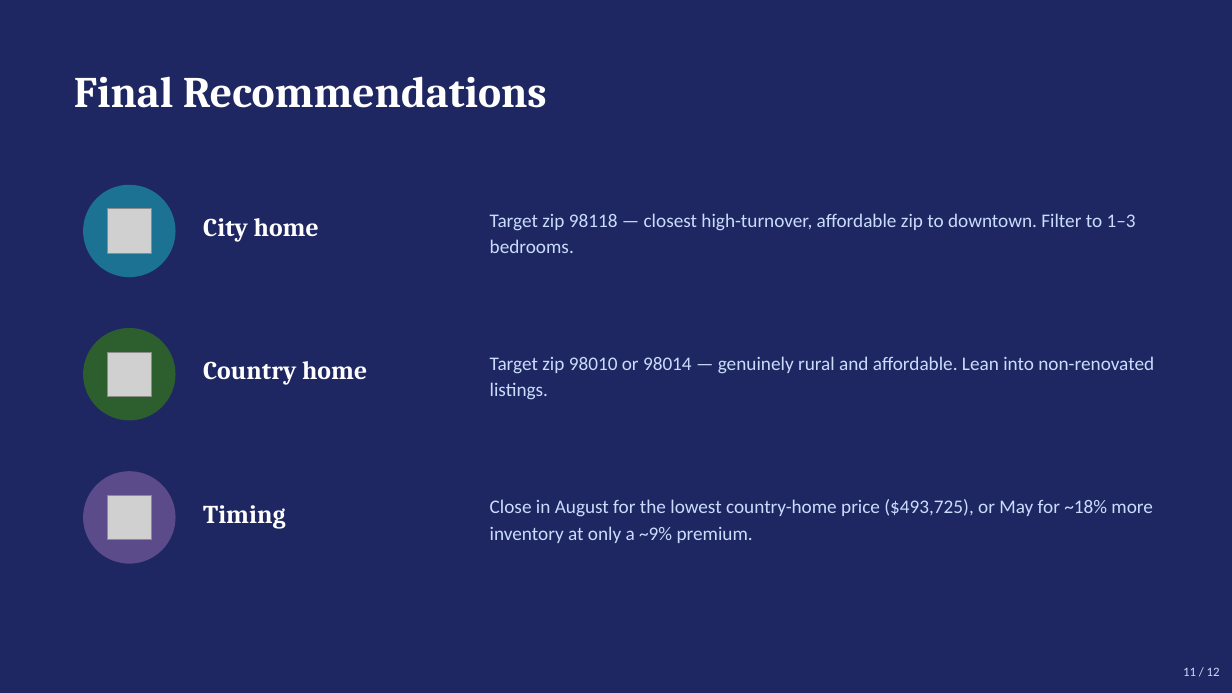
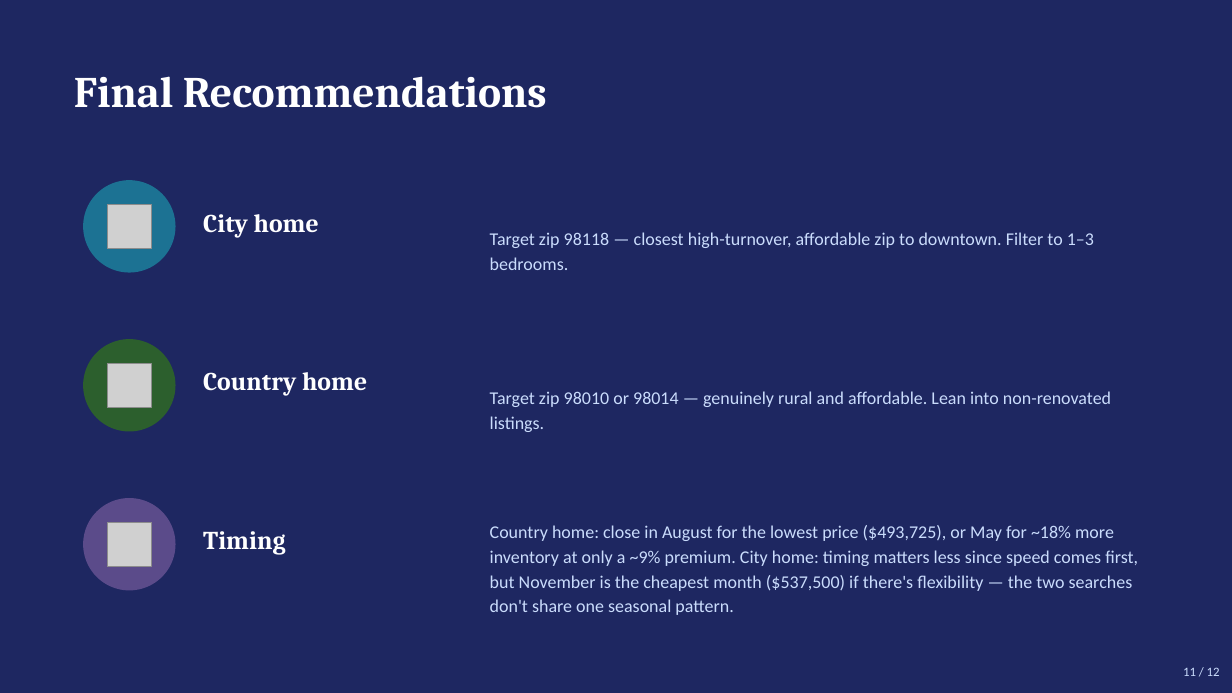
Before and after one commit to jolennd/ds-eda-project, a slide deck: slide 11 of presentation.pptx. Drawn at 1232x693 pixels with LibreOffice and Linux fonts; fonts in the diff are those of the drawing; grey boxes stand for pictures. Boxes give left, top, right and bottom in pixels: in the first picture for what was removed or moved away, otherwise in the second. Text is boxed around its words. In the diff, an @@ line names an element or a change of style, - is before the commit and + after.

```diff
--- a/presentation.pptx
+++ b/presentation.pptx
@@ text "Target zip 98118 — closest ...": place and size @@
-text "Target zip 98118 — closest ..." at (490,213,1136,253)
+text "Target zip 98118 — closest ..." at (490,232,1094,270)
@@ text "Target zip 98118 — closest ..." at (490,232,1094,270): size 15 to 14 pt @@
@@ 1 picture, 1 text, 1 ellipse: place and size @@
-1 picture, 1 text, 1 ellipse at (83,185,319,277)
+1 picture, 1 text, 1 ellipse at (83,180,319,273)
@@ 1 picture, 1 text, 1 ellipse: place and size @@
-1 picture, 1 text, 1 ellipse at (83,328,367,421)
+1 picture, 1 text, 1 ellipse at (83,339,367,432)
@@ text "Target zip 98010 or 98014 ..." at (490,391,1111,432): size 15 to 14 pt @@
@@ text "Target zip 98010 or 98014 ...": place and size @@
-text "Target zip 98010 or 98014 ..." at (490,356,1154,400)
+text "Target zip 98010 or 98014 ..." at (490,391,1111,432)
@@ 1 picture, 1 text, 1 ellipse: place and size @@
-1 picture, 1 text, 1 ellipse at (83,471,285,564)
+1 picture, 1 text, 1 ellipse at (83,498,285,591)
@@ text at (490,525,1138,615): text changed; size 15 to 14 pt @@
-Close in August for the lowest country-home price ($493,725), or May for ~18% more inventory at only a ~9% premium.
+Country home: close in August for the lowest price ($493,725), or May for ~18% more inventory at only a ~9% premium. City home: timing matters less since speed comes first, but November is the cheapest month ($537,500) if there's flexibility — the two searches don't share one seasonal pattern.
```
Also in this commit, not shown: 1 other slide changed, 1 other file.
